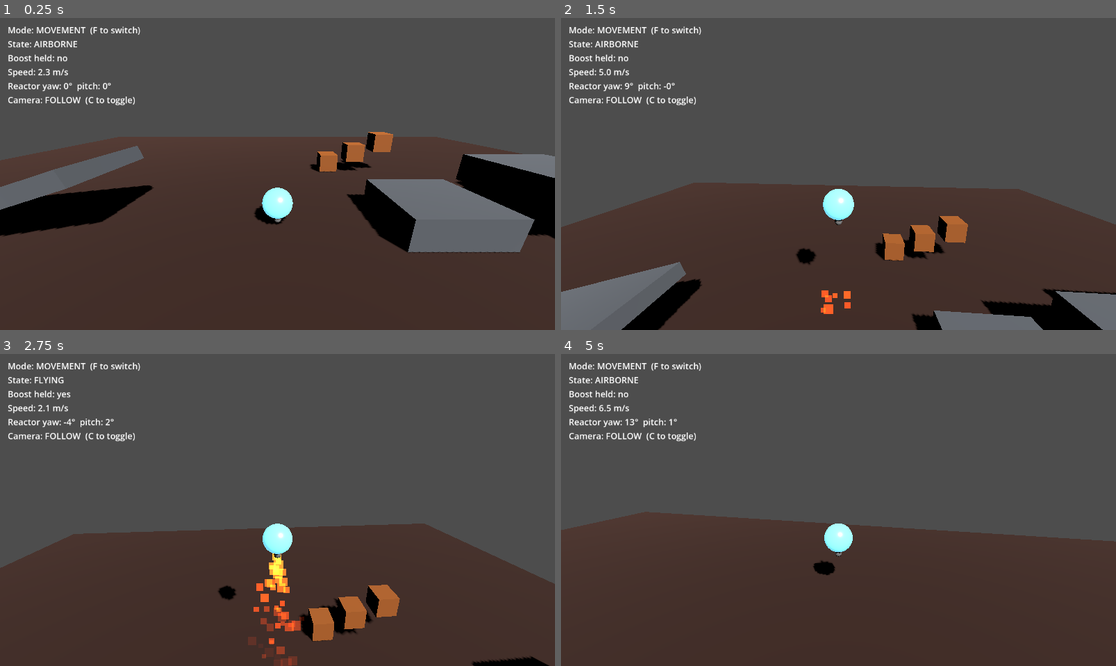
Above: before the commit, frames 1-4 (two rows, left to right).
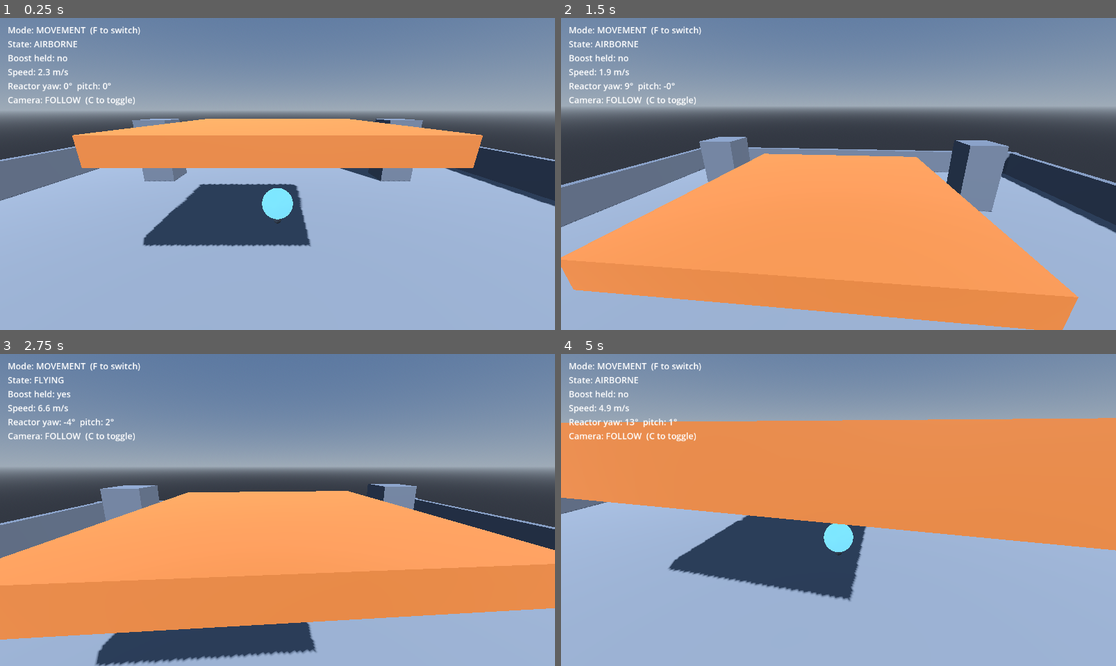
Above: after the commit, the same moments.

Repository: Thiiamas/Spheres
Game: Godot game, scene res://Main.tscn
The game is run twice, just before and just after one commit, with the same random seed, the same clock (stepped at 60 frames per second) and the same inputs. Before the commit the project starts from res://TestScene.tscn.
Inputs (mouse positions are in pixels of both pictures, inside the frame that each line leads up to):
- Up to frame 1 (0.25 s): no input
- Up to frame 2 (1.5 s): move the mouse to (866, 174) at 0.52 s; hold Shift (boost) 0.53-1.28 s; hold Z (move_forward) from 0.53 s (still down); tap Space (jump) at 0.77, 0.8, 1.07, 1.35 s; move the mouse to (810, 174) at 1.27 s
- Up to frame 3 (2.75 s): keep holding Z (move_forward); tap Space (jump) at 1.52, 1.82, 2.3 s; tap Shift (boost) at 1.55 s; move the mouse to (288, 503) at 2.02 s; hold Shift (boost) from 2.03 s (still down)
- Up to frame 4 (5 s): keep holding Z (move_forward); move the mouse to (832, 516) at 2.77 s; release Shift (boost) at 2.78 s; tap Down (cam_pan_down) at 2.85 s; tap Space (jump) at 3.02, 3.32, 3.77, 3.8, 4.07, 4.52, 4.82 s; tap Shift (boost) at 3.05, 4.55 s; move the mouse to (877, 513) at 3.52 s; tap Left (cam_pan_left) at 3.6 s; move the mouse to (794, 506) at 4.27 s; tap Right (cam_pan_right) at 4.35 s

The runs differ from the first frame. In frame 1, 97% of the frame differs, in the area x 0-100%, y 0-100%; in frame 2, 92%; in frame 3, 93%; in frame 4, 100%.

Commit message:
Add clean main arena scene and ground braking
- Add Main.tscn: bounded arena (lit environment, perimeter walls, corner
  pillars, boost-only central platform) with the ball/reactor/camera/HUD
  wired like the sandbox; set as project main_scene.
- Keep TestScene.tscn as the parkour sandbox.
- SphereController: brake spin + horizontal velocity when grounded with no
  input so the ball settles quickly instead of coasting (brake_strength).
- Sync PLAN.md and phase1_movement.md.

Co-Authored-By: Claude Opus 4.8 <noreply@anthropic.com>

Diff:
--- /dev/null
+++ b/Main.tscn
@@ -0,0 +1,268 @@
+[gd_scene format=3 uid="uid://b8mq2x1n3p7ya"]
+
+[ext_resource type="Script" uid="uid://bbve772w8ey0t" path="res://SphereController.gd" id="1_ctrl"]
+[ext_resource type="Script" uid="uid://dnopq63lncmyw" path="res://Reactor.gd" id="2_react"]
+[ext_resource type="Script" uid="uid://du2qpi72se1or" path="res://SphereCamera.gd" id="3_cam"]
+[ext_resource type="Script" uid="uid://kvu8t082hllc" path="res://HUD.gd" id="4_hud"]
+
+[sub_resource type="ProceduralSkyMaterial" id="Sky_mat"]
+sky_top_color = Color(0.33, 0.45, 0.62, 1)
+sky_horizon_color = Color(0.62, 0.67, 0.72, 1)
+ground_horizon_color = Color(0.62, 0.67, 0.72, 1)
+ground_bottom_color = Color(0.2, 0.22, 0.26, 1)
+
+[sub_resource type="Sky" id="Sky"]
+sky_material = SubResource("Sky_mat")
+
+[sub_resource type="Environment" id="Env"]
+background_mode = 2
+sky = SubResource("Sky")
+ambient_light_source = 3
+ambient_light_energy = 0.6
+
+[sub_resource type="StandardMaterial3D" id="Mat_floor"]
+albedo_color = Color(0.5, 0.52, 0.55, 1)
+roughness = 0.85
+
+[sub_resource type="BoxMesh" id="Box_floor"]
+material = SubResource("Mat_floor")
+size = Vector3(30, 1, 30)
+
+[sub_resource type="BoxShape3D" id="Shape_floor"]
+size = Vector3(30, 1, 30)
+
+[sub_resource type="StandardMaterial3D" id="Mat_wall"]
+albedo_color = Color(0.4, 0.43, 0.48, 1)
+roughness = 0.8
+
+[sub_resource type="BoxMesh" id="Box_wall_ns"]
+material = SubResource("Mat_wall")
+size = Vector3(31, 2, 0.5)
+
+[sub_resource type="BoxShape3D" id="Shape_wall_ns"]
+size = Vector3(31, 2, 0.5)
+
+[sub_resource type="BoxMesh" id="Box_wall_ew"]
+material = SubResource("Mat_wall")
+size = Vector3(0.5, 2, 31)
+
+[sub_resource type="BoxShape3D" id="Shape_wall_ew"]
+size = Vector3(0.5, 2, 31)
+
+[sub_resource type="BoxMesh" id="Box_pillar"]
+material = SubResource("Mat_wall")
+size = Vector3(2, 4, 2)
+
+[sub_resource type="BoxShape3D" id="Shape_pillar"]
+size = Vector3(2, 4, 2)
+
+[sub_resource type="StandardMaterial3D" id="Mat_accent"]
+albedo_color = Color(0.8, 0.45, 0.2, 1)
+roughness = 0.7
+
+[sub_resource type="BoxMesh" id="Box_central"]
+material = SubResource("Mat_accent")
+size = Vector3(6, 0.5, 6)
+
+[sub_resource type="BoxShape3D" id="Shape_central"]
+size = Vector3(6, 0.5, 6)
+
+[sub_resource type="SphereMesh" id="Sphere_ball"]
+
+[sub_resource type="StandardMaterial3D" id="Mat_ball"]
+albedo_color = Color(0.3, 0.55, 0.9, 1)
+metallic = 0.4
+roughness = 0.3
+
+[sub_resource type="SphereShape3D" id="Shape_ball"]
+
+[sub_resource type="SphereMesh" id="Sphere_nozzle"]
+radius = 0.12
+height = 0.24
+
+[sub_resource type="Gradient" id="Gradient_flame"]
+offsets = PackedFloat32Array(0, 0.4, 1)
+colors = PackedColorArray(1, 0.95, 0.5, 1, 1, 0.4, 0.1, 0.8, 0.5, 0.1, 0.05, 0)
+
+[sub_resource type="GradientTexture1D" id="GradientTexture1D_flame"]
+gradient = SubResource("Gradient_flame")
+
+[sub_resource type="ParticleProcessMaterial" id="Particle_boost"]
+emission_shape = 1
+emission_sphere_radius = 0.1
+direction = Vector3(0, -1, 0)
+spread = 22.0
+initial_velocity_min = 5.0
+initial_velocity_max = 8.0
+gravity = Vector3(0, 0, 0)
+scale_min = 0.4
+color_ramp = SubResource("GradientTexture1D_flame")
+
+[sub_resource type="StandardMaterial3D" id="Mat_flame"]
+transparency = 1
+blend_mode = 1
+shading_mode = 0
+vertex_color_use_as_albedo = true
+albedo_color = Color(1, 0.6, 0.2, 1)
+disable_receive_shadows = true
+billboard_mode = 3
+billboard_keep_scale = true
+
+[sub_resource type="QuadMesh" id="Quad_flame"]
+material = SubResource("Mat_flame")
+size = Vector2(0.35, 0.35)
+
+[node name="Main" type="Node3D"]
+
+[node name="WorldEnvironment" type="WorldEnvironment" parent="."]
+environment = SubResource("Env")
+
+[node name="DirectionalLight3D" type="DirectionalLight3D" parent="."]
+transform = Transform3D(0.866025, -0.353553, 0.353553, 0, 0.707107, 0.707107, -0.5, -0.612372, 0.612372, 0, 8, 0)
+shadow_enabled = true
+
+[node name="Arena" type="Node3D" parent="."]
+
+[node name="Floor" type="StaticBody3D" parent="Arena"]
+transform = Transform3D(1, 0, 0, 0, 1, 0, 0, 0, 1, 0, -0.5, 0)
+
+[node name="Mesh" type="MeshInstance3D" parent="Arena/Floor"]
+mesh = SubResource("Box_floor")
+
+[node name="Col" type="CollisionShape3D" parent="Arena/Floor"]
+shape = SubResource("Shape_floor")
+
+[node name="WallNorth" type="StaticBody3D" parent="Arena"]
+transform = Transform3D(1, 0, 0, 0, 1, 0, 0, 0, 1, 0, 1, 15)
+
+[node name="Mesh" type="MeshInstance3D" parent="Arena/WallNorth"]
+mesh = SubResource("Box_wall_ns")
+
+[node name="Col" type="CollisionShape3D" parent="Arena/WallNorth"]
+shape = SubResource("Shape_wall_ns")
+
+[node name="WallSouth" type="StaticBody3D" parent="Arena"]
+transform = Transform3D(1, 0, 0, 0, 1, 0, 0, 0, 1, 0, 1, -15)
+
+[node name="Mesh" type="MeshInstance3D" parent="Arena/WallSouth"]
+mesh = SubResource("Box_wall_ns")
+
+[node name="Col" type="CollisionShape3D" parent="Arena/WallSouth"]
+shape = SubResource("Shape_wall_ns")
+
+[node name="WallEast" type="StaticBody3D" parent="Arena"]
+transform = Transform3D(1, 0, 0, 0, 1, 0, 0, 0, 1, 15, 1, 0)
+
+[node name="Mesh" type="MeshInstance3D" parent="Arena/WallEast"]
+mesh = SubResource("Box_wall_ew")
+
+[node name="Col" type="CollisionShape3D" parent="Arena/WallEast"]
+shape = SubResource("Shape_wall_ew")
+
+[node name="WallWest" type="StaticBody3D" parent="Arena"]
+transform = Transform3D(1, 0, 0, 0, 1, 0, 0, 0, 1, -15, 1, 0)
+
+[node name="Mesh" type="MeshInstance3D" parent="Arena/WallWest"]
+mesh = SubResource("Box_wall_ew")
+
+[node name="Col" type="CollisionShape3D" parent="Arena/WallWest"]
+shape = SubResource("Shape_wall_ew")
+
+[node name="PillarNE" type="StaticBody3D" parent="Arena"]
+transform = Transform3D(1, 0, 0, 0, 1, 0, 0, 0, 1, 8, 2, 8)
+
+[node name="Mesh" type="MeshInstance3D" parent="Arena/PillarNE"]
+mesh = SubResource("Box_pillar")
+
+[node name="Col" type="CollisionShape3D" parent="Arena/PillarNE"]
+shape = SubResource("Shape_pillar")
+
+[node name="PillarNW" type="StaticBody3D" parent="Arena"]
+transform = Transform3D(1, 0, 0, 0, 1, 0, 0, 0, 1, -8, 2, 8)
+
+[node name="Mesh" type="MeshInstance3D" parent="Arena/PillarNW"]
+mesh = SubResource("Box_pillar")
+
+[node name="Col" type="CollisionShape3D" parent="Arena/PillarNW"]
+shape = SubResource("Shape_pillar")
+
+[node name="PillarSE" type="StaticBody3D" parent="Arena"]
+transform = Transform3D(1, 0, 0, 0, 1, 0, 0, 0, 1, 8, 2, -8)
+
+[node name="Mesh" type="MeshInstance3D" parent="Arena/PillarSE"]
+mesh = SubResource("Box_pillar")
+
+[node name="Col" type="CollisionShape3D" parent="Arena/PillarSE"]
+shape = SubResource("Shape_pillar")
+
+[node name="PillarSW" type="StaticBody3D" parent="Arena"]
+transform = Transform3D(1, 0, 0, 0, 1, 0, 0, 0, 1, -8, 2, -8)
+
+[node name="Mesh" type="MeshInstance3D" parent="Arena/PillarSW"]
+mesh = SubResource("Box_pillar")
+
+[node name="Col" type="CollisionShape3D" parent="Arena/PillarSW"]
+shape = SubResource("Shape_pillar")
+
+[node name="CentralPlatform" type="StaticBody3D" parent="Arena"]
+transform = Transform3D(1, 0, 0, 0, 1, 0, 0, 0, 1, 0, 4, 0)
+
+[node name="Mesh" type="MeshInstance3D" parent="Arena/CentralPlatform"]
+mesh = SubResource("Box_central")
+
+[node name="Col" type="CollisionShape3D" parent="Arena/CentralPlatform"]
+shape = SubResource("Shape_central")
+
+[node name="Ball" type="RigidBody3D" parent="." node_paths=PackedStringArray("ball_mesh", "reactor", "camera", "boost_particles")]
+transform = Transform3D(1, 0, 0, 0, 1, 0, 0, 0, 1, 0, 2, 0)
+script = ExtResource("1_ctrl")
+roll_torque = 20.0
+max_roll_speed = 12.0
+jump_force = 6.0
+double_jump_force = 4.0
+boost_force = 12.0
+ball_mesh = NodePath("MeshInstance3D")
+reactor = NodePath("Reactor")
+camera = NodePath("../SphereCamera")
+boost_particles = NodePath("Reactor/BoostParticles")
+
+[node name="MeshInstance3D" type="MeshInstance3D" parent="Ball"]
+mesh = SubResource("Sphere_ball")
+surface_material_override/0 = SubResource("Mat_ball")
+
+[node name="CollisionShape3D" type="CollisionShape3D" parent="Ball"]
+shape = SubResource("Shape_ball")
+
+[node name="Reactor" type="Node3D" parent="Ball"]
+script = ExtResource("2_react")
+
+[node name="Nozzle" type="MeshInstance3D" parent="Ball/Reactor"]
+transform = Transform3D(1, 0, 0, 0, 1, 0, 0, 0, 1, 0, -0.6, 0)
+mesh = SubResource("Sphere_nozzle")
+
+[node name="BoostParticles" type="GPUParticles3D" parent="Ball/Reactor"]
+transform = Transform3D(1, 0, 0, 0, 1, 0, 0, 0, 1, 0, -0.6, 0)
+emitting = false
+amount = 48
+lifetime = 0.6
+process_material = SubResource("Particle_boost")
+draw_pass_1 = SubResource("Quad_flame")
+
+[node name="SphereCamera" type="Camera3D" parent="." node_paths=PackedStringArray("target", "reactor")]
+transform = Transform3D(1, 0, 0, 0, 1, 0, 0, 0, 1, 0, 3, 6)
+script = ExtResource("3_cam")
+target = NodePath("../Ball")
+reactor = NodePath("../Ball/Reactor")
+
+[node name="HUD" type="CanvasLayer" parent="."]
+
+[node name="Label" type="Label" parent="HUD" node_paths=PackedStringArray("ball", "reactor", "camera")]
+offset_left = 16.0
+offset_top = 12.0
+offset_right = 360.0
+offset_bottom = 140.0
+theme_override_font_sizes/font_size = 18
+script = ExtResource("4_hud")
+ball = NodePath("../../Ball")
+reactor = NodePath("../../Ball/Reactor")
+camera = NodePath("../../SphereCamera")
--- a/SphereController.gd
+++ b/SphereController.gd
@@ -21,6 +21,9 @@
 @export var roll_torque: float = 35.0
 ## Hard cap on spin so the ball doesn't accelerate forever.
 @export var max_roll_speed: float = 22.0
+## How hard the ball brakes when grounded with no input. Higher = settles sooner
+## (less coasting); 0 disables braking and the ball coasts on momentum alone.
+@export var brake_strength: float = 8.0
 
 @export_group("Jumping")
 ## Upward velocity set on a ground jump.
@@ -167,6 +170,7 @@
 func _apply_roll(physics_state: PhysicsDirectBodyState3D) -> void:
 	var input := Input.get_vector("move_left", "move_right", "move_forward", "move_back")
 	if input == Vector2.ZERO:
+		_apply_ground_brake(physics_state)
 		return
 
 	# Map input to a horizontal world direction relative to the active camera's
@@ -183,6 +187,20 @@
 	var spin := physics_state.angular_velocity
 	if spin.length() > max_roll_speed:
 		physics_state.angular_velocity = spin.normalized() * max_roll_speed
+
+
+## With no input on the ground, bleed off spin and horizontal drift so the ball
+## settles quickly instead of coasting. Exponential decay keeps it frame-rate
+## independent; vertical velocity is left alone so gravity/landing still work.
+func _apply_ground_brake(physics_state: PhysicsDirectBodyState3D) -> void:
+	if brake_strength <= 0.0:
+		return
+	var decay := exp(-brake_strength * physics_state.step)
+	physics_state.angular_velocity *= decay
+	var v := physics_state.linear_velocity
+	v.x *= decay
+	v.z *= decay
+	physics_state.linear_velocity = v
 
 
 func _do_jump(physics_state: PhysicsDirectBodyState3D, force: float) -> void:
--- a/project.godot
+++ b/project.godot
@@ -11,7 +11,7 @@
 [application]
 
 config/name="Spheres"
-run/main_scene="res://TestScene.tscn"
+run/main_scene="res://Main.tscn"
 config/features=PackedStringArray("4.6", "Forward Plus")
 config/icon="res://icon.svg"
 
Not shown, changed: Docs/PLAN.md
Not shown, changed: Docs/phase1_movement.md
